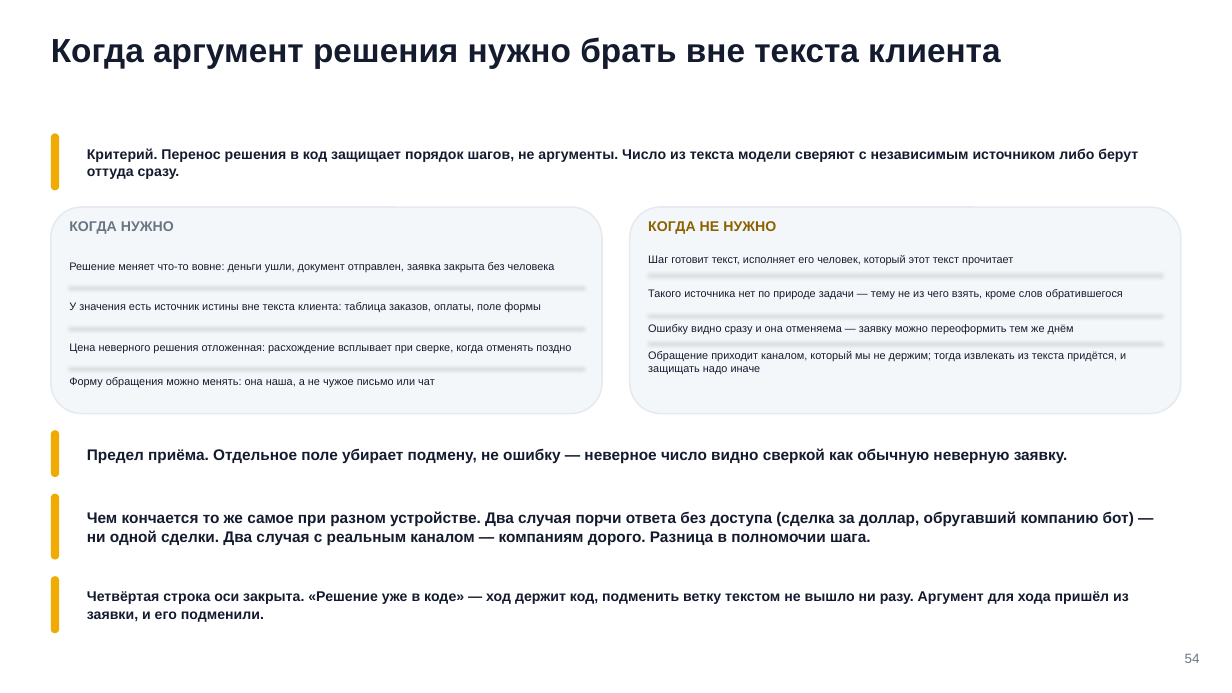
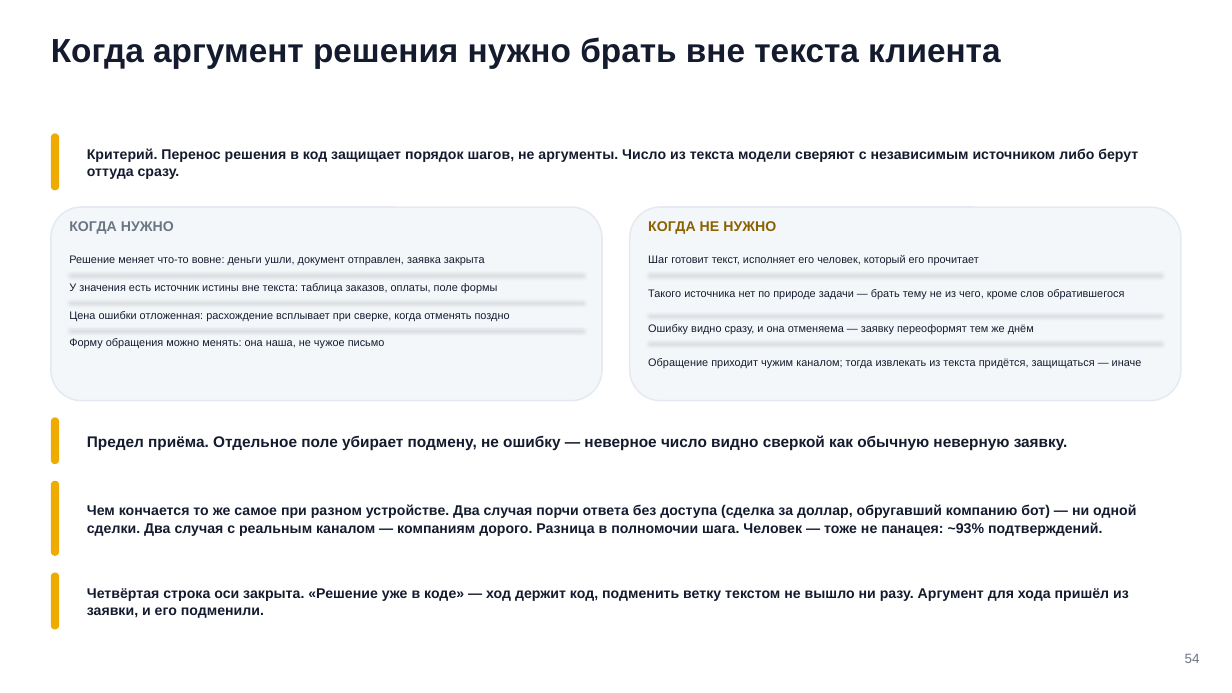
Before and after one commit to tellina-study/AI-usage-lessons, a slide deck: slide 54 of library/seminars/sem-09/rendered/sem-09.pptx. Drawn at 1232x693 pixels with LibreOffice and Linux fonts; fonts in the diff are those of the drawing. Boxes give left, top, right and bottom in pixels: in the first picture for what was removed or moved away, otherwise in the second. Text is boxed around its words. In the diff, an @@ line names an element or a change of style, - is before the commit and + after.

```diff
--- a/library/seminars/sem-09/rendered/sem-09.pptx
+++ b/library/seminars/sem-09/rendered/sem-09.pptx
@@ rounded rectangle: place and size @@
-rounded rectangle at box(51, 207, 602, 414)
+rounded rectangle at box(51, 207, 602, 401)
@@ rounded rectangle at box(51, 207, 602, 401): proportions changed @@
@@ rounded rectangle at box(630, 207, 1181, 401): proportions changed @@
@@ rounded rectangle: place and size @@
-rounded rectangle at box(630, 207, 1181, 414)
+rounded rectangle at box(630, 207, 1181, 401)
@@ text at box(69, 255, 485, 266): text changed @@
-Решение меняет что-то вовне: деньги ушли, документ отправлен, заявка закрыта без человека
+Решение меняет что-то вовне: деньги ушли, документ отправлен, заявка закрыта
@@ text at box(648, 255, 979, 266): text changed @@
-Шаг готовит текст, исполняет его человек, который этот текст прочитает
+Шаг готовит текст, исполняет его человек, который его прочитает
@@ text at box(69, 283, 497, 293): text changed @@
-У значения есть источник истины вне текста клиента: таблица заказов, оплаты, поле формы
+У значения есть источник истины вне текста: таблица заказов, оплаты, поле формы
@@ text at box(648, 289, 1124, 300): text changed @@
-Такого источника нет по природе задачи — тему не из чего взять, кроме слов обратившегося
+Такого источника нет по природе задачи — брать тему не из чего, кроме слов обратившегося
@@ text at box(69, 311, 510, 321): text changed @@
-Цена неверного решения отложенная: расхождение всплывает при сверке, когда отменять поздно
+Цена ошибки отложенная: расхождение всплывает при сверке, когда отменять поздно
@@ line moved from (69, 327) - (584, 327) to (69, 301) - (584, 301) @@
@@ line moved from (69, 368) - (584, 368) to (69, 329) - (584, 329) @@
@@ text at box(648, 324, 1034, 334): text changed @@
-Ошибку видно сразу и она отменяема — заявку можно переоформить тем же днём
+Ошибку видно сразу, и она отменяема — заявку переоформят тем же днём
@@ text at box(69, 338, 385, 349): text changed @@
-Форму обращения можно менять: она наша, а не чужое письмо или чат
+Форму обращения можно менять: она наша, не чужое письмо
@@ text at box(648, 358, 1142, 368): text changed @@
-Обращение приходит каналом, который мы не держим; тогда извлекать из текста придётся, и защищать надо иначе
+Обращение приходит чужим каналом; тогда извлекать из текста придётся, защищаться — иначе
@@ 1 text, 1 line, 1 rounded rectangle: place and size @@
-1 text, 1 line, 1 rounded rectangle at box(51, 287, 1068, 478)
+1 text, 1 line, 1 rounded rectangle at box(51, 274, 1068, 465)
@@ rounded rectangle: place and size @@
-rounded rectangle at box(51, 494, 59, 559)
+rounded rectangle at box(51, 481, 59, 555)
@@ text at box(87, 504, 1136, 536): text changed; size 12 to 11 pt @@
-Чем кончается то же самое при разном устройстве. Два случая порчи ответа без доступа (сделка за доллар, обругавший компанию бот) — ни одной сделки. Два случая с реальным каналом — компаниям дорого. Разница в полномочии шага.
+Чем кончается то же самое при разном устройстве. Два случая порчи ответа без доступа (сделка за доллар, обругавший компанию бот) — ни одной сделки. Два случая с реальным каналом — компаниям дорого. Разница в полномочии шага. Человек — тоже не панацея: ~93% подтверждений.
@@ rounded rectangle: place and size @@
-rounded rectangle at box(51, 577, 59, 634)
+rounded rectangle at box(51, 573, 59, 630)
@@ text "Четвёртая строка оси закрыта. «Решение ...": place and size @@
-text "Четвёртая строка оси закрыта. «Решение ..." at box(87, 591, 1129, 622)
+text "Четвёртая строка оси закрыта. «Решение ..." at box(87, 588, 1129, 618)
```
Also in this commit, not shown: 2 other slides changed, 6 other files.
